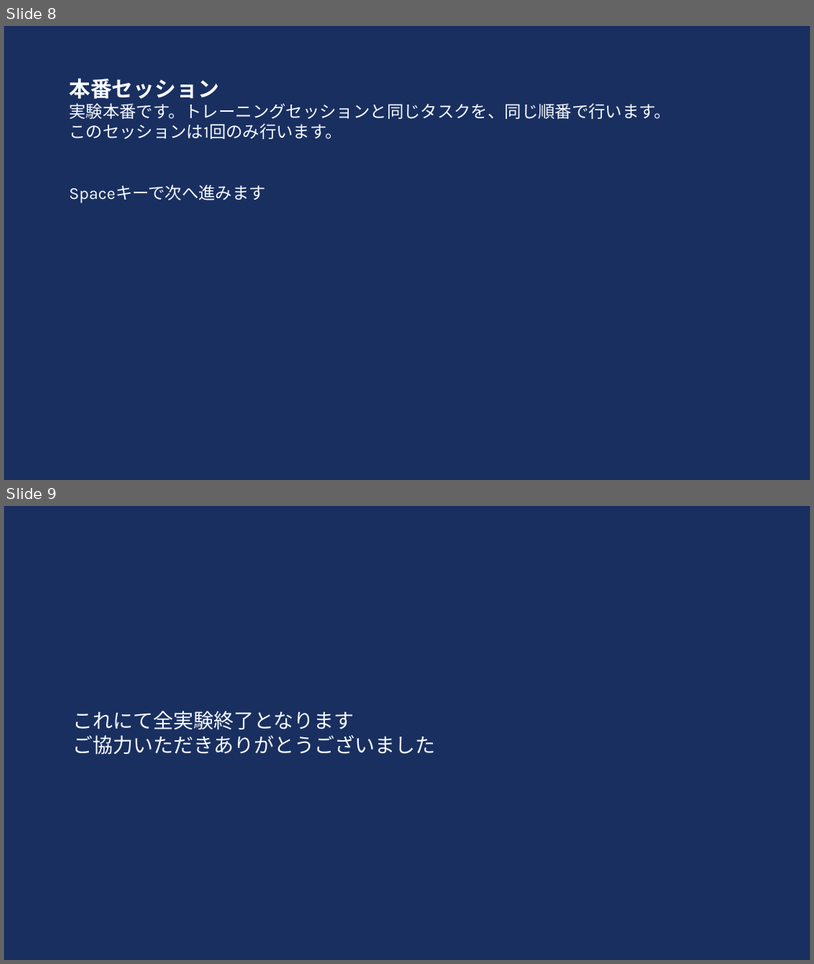
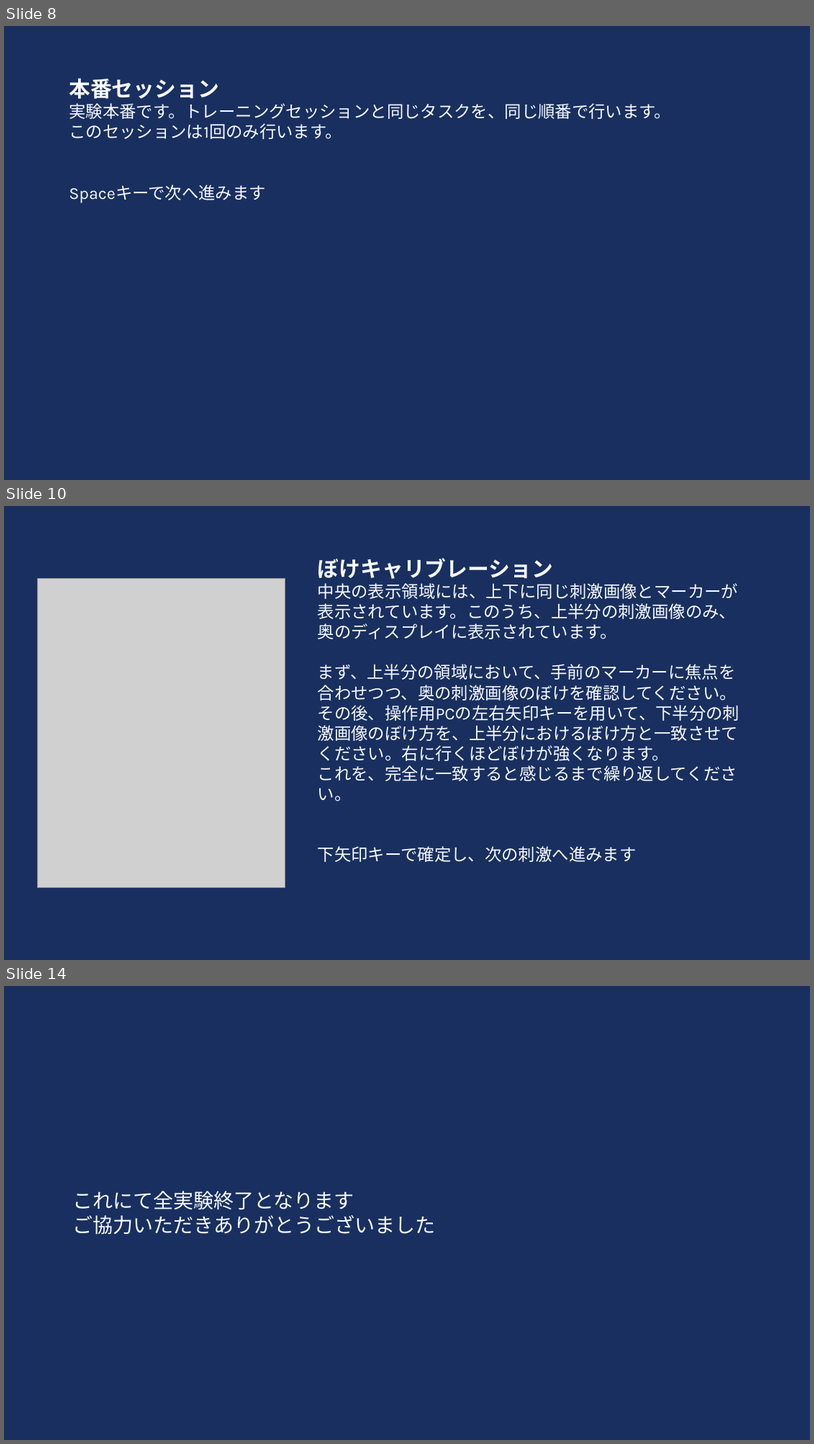
Before and after one commit to HAMADAKAZUKI2423/lab, a slide deck: tex/ethicsreview/ethics_review_visibility/別紙2評価実験説明.pptx. Shown one above the other, each under a label of ours: slides 8 and 9 before the commit, slides 8, 10 and 14 after it; the slides between them are not shown. The pictures are 814x964 and 814x1444 pixels, drawn with LibreOffice and Linux fonts; fonts in the diff are those of the drawing; grey boxes stand for pictures. Boxes give left, top, right and bottom in pixels: in the first picture for what was removed or moved away, otherwise in the second. Text is boxed around its words. In the diff, an @@ line names an element or a change of style, - is before the commit and + after.

Commit message:
英訳・画像挿入完成

```diff
--- a/tex/ethicsreview/ethics_review_visibility/別紙2評価実験説明.pptx
+++ b/tex/ethicsreview/ethics_review_visibility/別紙2評価実験説明.pptx
@@ slide 10 added at bbox=[4, 506, 810, 960], background #192F60 @@
@@ text added at bbox=[318, 558, 740, 862], 20 pt, text #F7FAFF @@
+ぼけキャリブレーション
+中央の表示領域には、上下に同じ刺激画像とマーカーが表示されています。このうち、上半分の刺激画像のみ、奥のディスプレイに表示されています。
+まず、上半分の領域において、手前のマーカーに焦点を合わせつつ、奥の刺激画像のぼけを確認してください。
+その後、操作用PCの左右矢印キーを用いて、下半分の刺激画像のぼけ方を、上半分におけるぼけ方と一致させてください。右に行くほどぼけが強くなります。
+これを、完全に一致すると感じるまで繰り返してください。
+下矢印キーで確定し、次の刺激へ進みます
@@ picture added at bbox=[37, 578, 285, 888] @@
@@ what was slide 9 is now slide 14 @@
```
Also in this commit, not shown: 5 slides changed, 16 other slides added.
